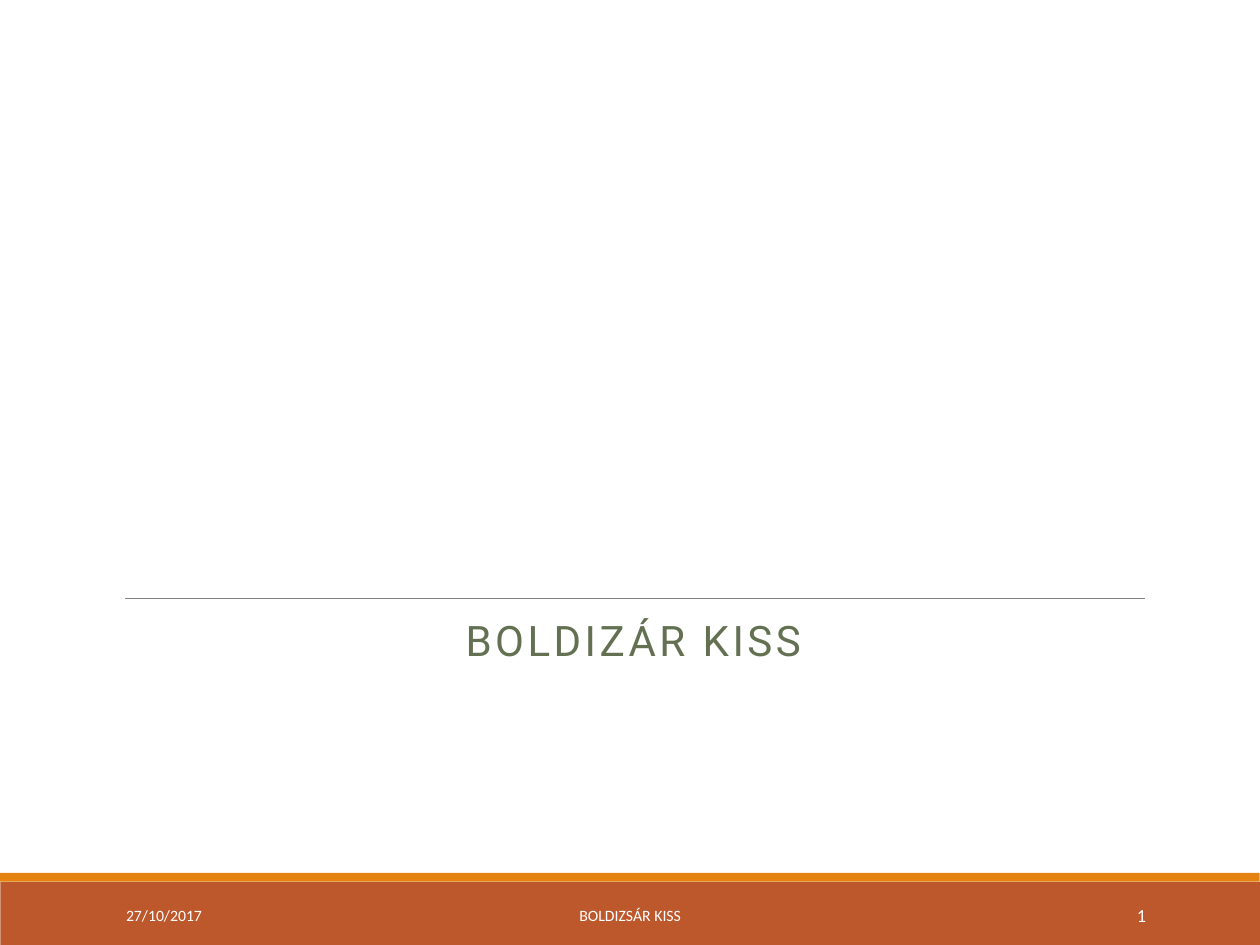
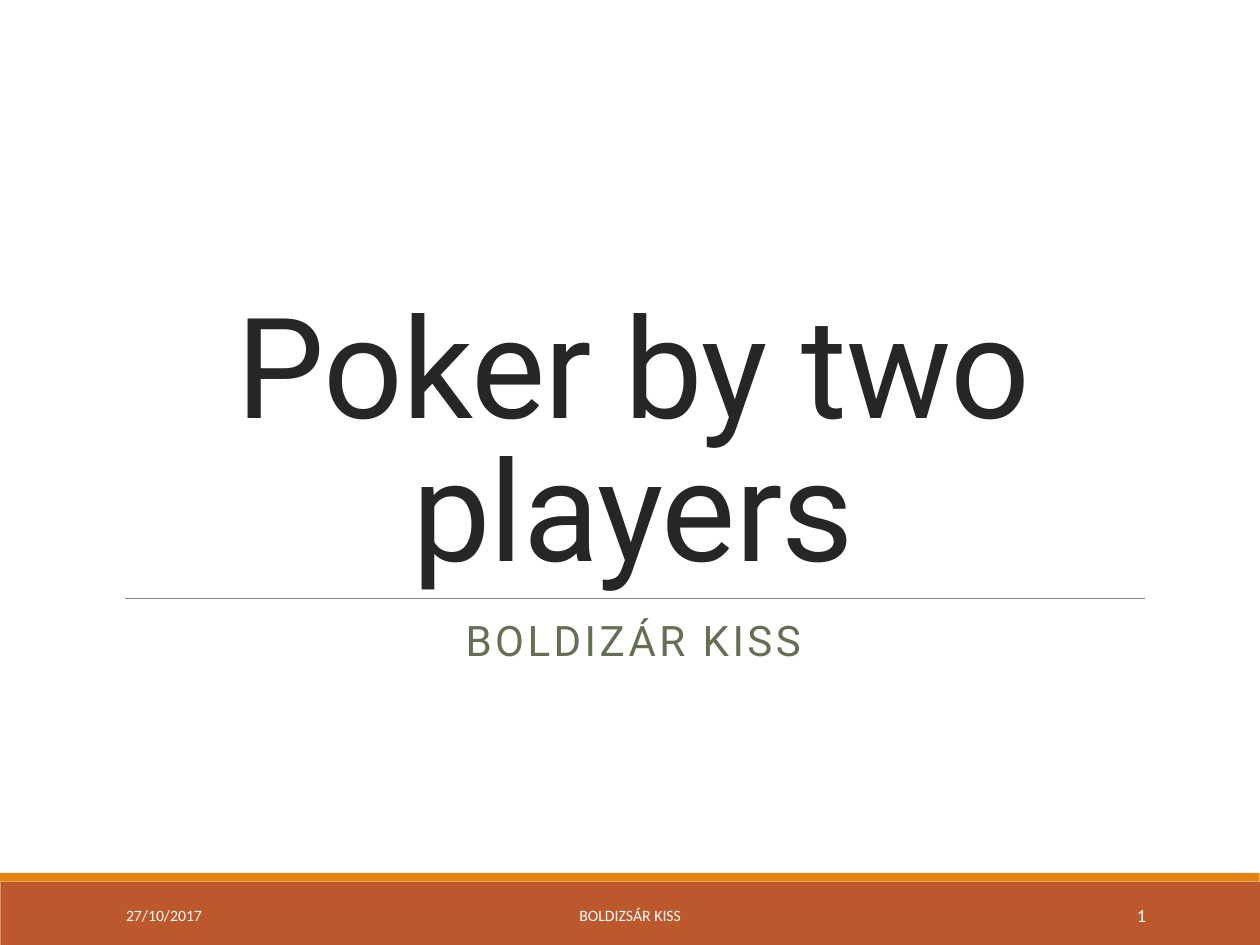
Before and after one commit to green-fox-academy/bpo106, a slide deck: slide 1 of week07/day04/demo/ppt-w07.pptx. Drawn at 1260x945 pixels with LibreOffice and Linux fonts; fonts in the diff are those of the drawing. Boxes give left, top, right and bottom in pixels: in the first picture for what was removed or moved away, otherwise in the second. Text is boxed around its words. In the diff, an @@ line names an element or a change of style, - is before the commit and + after.

```diff
--- a/week07/day04/demo/ppt-w07.pptx
+++ b/week07/day04/demo/ppt-w07.pptx
@@ title added at box(237, 313, 1030, 591), 80 pt, text #262626 @@
+Poker by two players
```
Also in this commit, not shown: 2 other slides changed, 1 other file.
